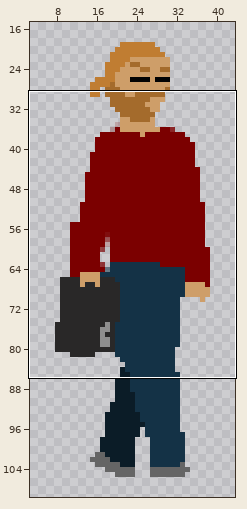
Sprite sheet -- CatGame/Scenes/Assets/Human/HumanWalking2.png. The first picture is a wide view before the edit; the outline marks the close-up.
Close-up. Before:
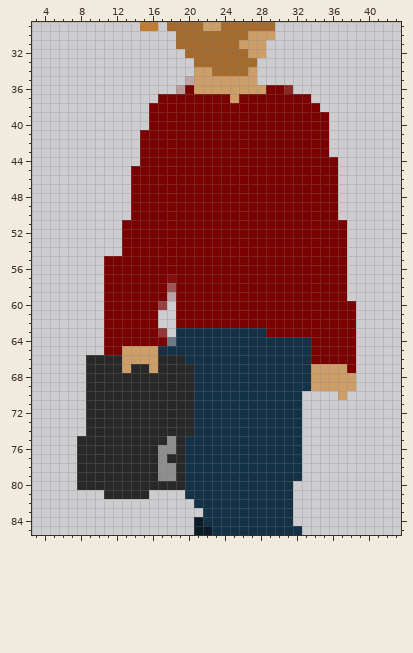
The file is 50x120 pixels. Pixels under 10% opacity are left out. Colours within 5 levels of each other are drawn and written as one. Shown: x 3..43, y 29..85. The wide view leaves out empty margins.
After:
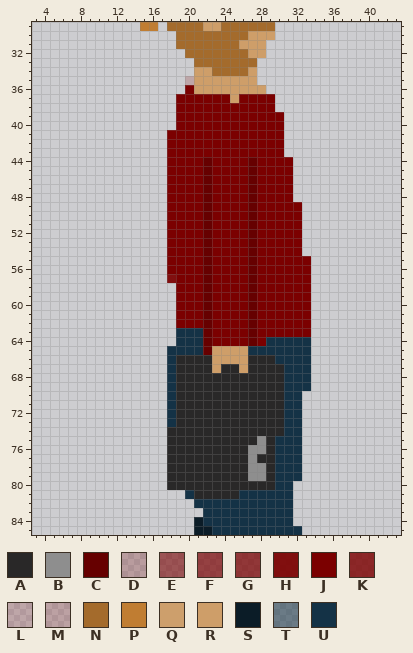
Palette (. is transparent): A #292828  B #8e8e8e  C #660000  D #7900003d  E #7b000097  F #7b0000ae  G #7b0000ba  H #7b0000ec  J #7b0000  K #7c0000ce  L #7d000031  M #7d000037  N #a46b2c  P #c07d32  Q #cd9e69f7  R #ce9e69  S #0b1c27  T #15334588  U #143246
The edit:
@@ x 3..43 @@
 35 .................LRRRRRRR................
-36 ................DJRRRRRRRRJJK............
-37 ..............JJJJJJJJRJJJJJJJJ..........
-38 .............JJJJJJJJJJJJJJJJJJJ.........
-39 .............JJJJJJJJJJJJJJJJJJJJ........
-40 .............JJJJJJJJJJJJJJJJJJJJ........
-41 ............JJJJJJJJJJJJJJJJJJJJJ........
-42 ............JJJJJJJJJJJJJJJJJJJJJ........
-43 ............JJJJJJJJJJJJJJJJJJJJJ........
-44 ............JJJJJJJJJJJJJJJJJJJJJJ.......
-45 ...........JJJJJJJJJJJJJJJJJJJJJJJ.......
-46 ...........JJJJJJJJJJJJJJJJJJJJJJJ.......
-47 ...........JJJJJJJJJJJJJJJJJJJJJJJ.......
-48 ...........JJJJJJJJJJJJJJJJJJJJJJJ.......
-49 ...........JJJJJJJJJJJJJJJJJJJJJJJ.......
-50 ...........JJJJJJJJJJJJJJJJJJJJJJJ.......
-51 ..........JJJJJJJJJJJJJJJJJJJJJJJJJ......
-52 ..........JJJJJJJJJJJJJJJJJJJJJJJJJ......
-53 ..........JJJJJJJJJJJJJJJJJJJJJJJJJ......
-54 ..........JJJJJJJJJJJJJJJJJJJJJJJJJ......
-55 ........JJJJJJJJJJJJJJJJJJJJJJJJJJJ......
-56 ........JJJJJJJJJJJJJJJJJJJJJJJJJJJ......
-57 ........JJJJJJJHJJJJJJJJJJJJJJJJJJJ......
-58 ........JJJJJJJEJJJJJJJJJJJJJJJJJJJ......
-59 ........JJJJJJJMJJJJJJJJJJJJJJJJJJJ......
-60 ........JJJJJJF.JJJJJJJJJJJJJJJJJJJJ.....
-61 ........JJJJJJ..JJJJJJJJJJJJJJJJJJJJ.....
-62 ........JJJJJJ..JJJJJJJJJJJJJJJJJJJJ.....
-63 ........JJJJJJG.UUUUUUUUUUJJJJJJJJJJ.....
-64 ........JJJJJJJTUUUUUUUUUUUUUUUJJJJJ.....
-65 ........JJRRRRUUUUUUUUUUUUUUUUUJJJJJ.....
-66 ......AAAARRRRAAAUUUUUUUUUUUUUUJJJJJ.....
-67 ......AAAARAARAAAAUUUUUUUUUUUUURRRRJ.....
-68 ......AAAAAAAAAAAAUUUUUUUUUUUUURRRRR.....
-69 ......AAAAAAAAAAAAUUUUUUUUUUUUUQRRRR.....
-70 ......AAAAAAAAAAAAUUUUUUUUUUUU....R......
-71 ......AAAAAAAAAAAAUUUUUUUUUUUU...........
-72 ......AAAAAAAAAAAAUUUUUUUUUUUU...........
-73 ......AAAAAAAAAAAAUUUUUUUUUUUU...........
-74 ......AAAAAAAAAAAAUUUUUUUUUUUU...........
-75 .....AAAAAAAAAABAUUUUUUUUUUUUU...........
-76 .....AAAAAAAAABBAUUUUUUUUUUUUU...........
-77 .....AAAAAAAAABAAUUUUUUUUUUUUU...........
-78 .....AAAAAAAAABBAUUUUUUUUUUUUU...........
-79 .....AAAAAAAAABBAUUUUUUUUUUUUU...........
-80 .....AAAAAAAAAAAAUUUUUUUUUUUU............
-81 ........AAAAA....UUUUUUUUUUUU............
+36 .................JRRRRRRRR...............
+37 ................JJJJJJRJJJJ..............
+38 ................JJJJJJJJJJJ..............
+39 ................JJJJJJJJJJJJ.............
+40 ................JJJJJJJJJJJJ.............
+41 ...............JJJJJJJJJJJJJ.............
+42 ...............JJJJJJJJJJJJJ.............
+43 ...............JJJJJJJJJJJJJ.............
+44 ...............JJJJCJJJJCJJJJ............
+45 ...............JJJJCJJJJCJJJJ............
+46 ...............JJJJCJJJJCJJJJ............
+47 ...............JJJJCJJJJCJJJJ............
+48 ...............JJJJCJJJJCJJJJ............
+49 ...............JJJJCJJJJCJJJJJ...........
+50 ...............JJJJCJJJJCJJJJJ...........
+51 ...............JJJJCJJJJCJJJJJ...........
+52 ...............JJJJCJJJJCJJJJJ...........
+53 ...............JJJJCJJJJCJJJJJ...........
+54 ...............JJJJCJJJJCJJJJJ...........
+55 ...............JJJJCJJJJCJJJJJJ..........
+56 ...............JJJJCJJJJCJJJJJJ..........
+57 ...............HJJJCJJJJCJJJJJJ..........
+58 ................JJJCJJJJCJJJJJJ..........
+59 ................JJJCJJJJCJJJJJJ..........
+60 ................JJJCJJJJCJJJJJJ..........
+61 ................JJJCJJJJCJJJJJJ..........
+62 ................JJJCJJJJCJJJJJJ..........
+63 ................UUUCJJJJCJJJJJJ..........
+64 ................UUUCJJJJCJUUUUU..........
+65 ...............UUUUCRRRRUUUUUUU..........
+66 ...............UAAAARRRRAAAUUUU..........
+67 ...............UAAAARAARAAAAUUU..........
+68 ...............UAAAAAAAAAAAAUUU..........
+69 ...............UAAAAAAAAAAAAUUU..........
+70 ...............UAAAAAAAAAAAAUU...........
+71 ...............UAAAAAAAAAAAAUU...........
+72 ...............UAAAAAAAAAAAAUU...........
+73 ...............UAAAAAAAAAAAAUU...........
+74 ...............AAAAAAAAAAAAAUU...........
+75 ...............AAAAAAAAAABAUUU...........
+76 ...............AAAAAAAAABBAUUU...........
+77 ...............AAAAAAAAABAAUUU...........
+78 ...............AAAAAAAAABBAUUU...........
+79 ...............AAAAAAAAABBAUUU...........
+80 ...............AAAAAAAAAAAAUU............
+81 .................UAAAAAUUUUUU............
 82 ..................UUUUUUUUUUU............
Boxes around the changes in both close-ups, in picture pixels (x1, y1, x2, y2):
changed: (77, 85, 356, 499)
